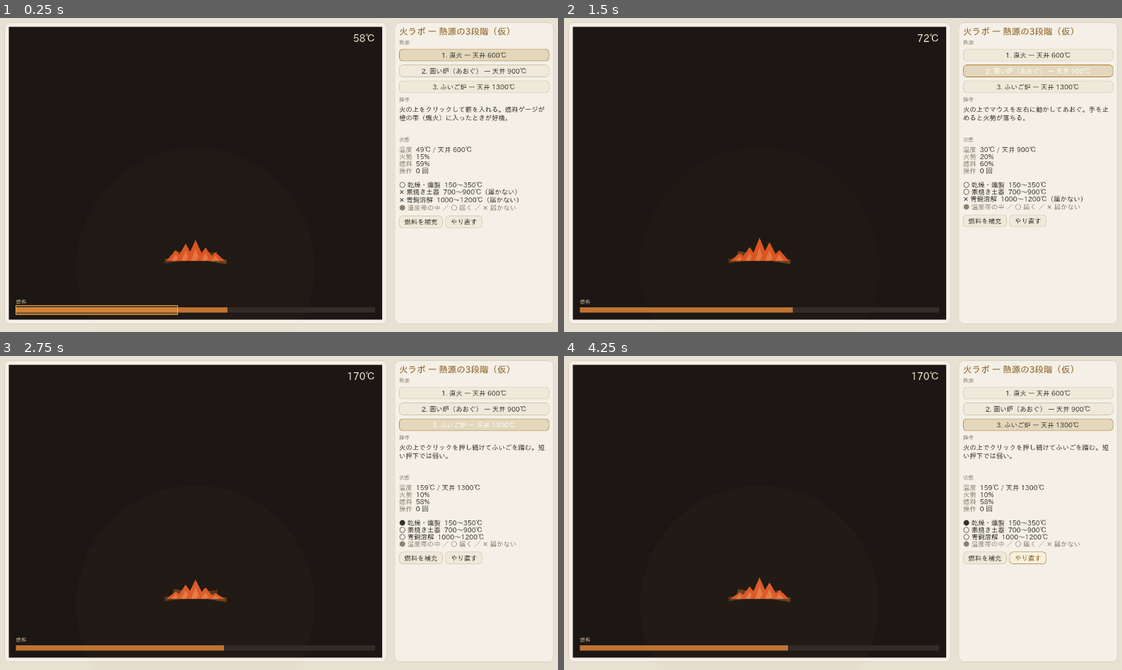
Above: before the commit, frames 1-4 (two rows, left to right).
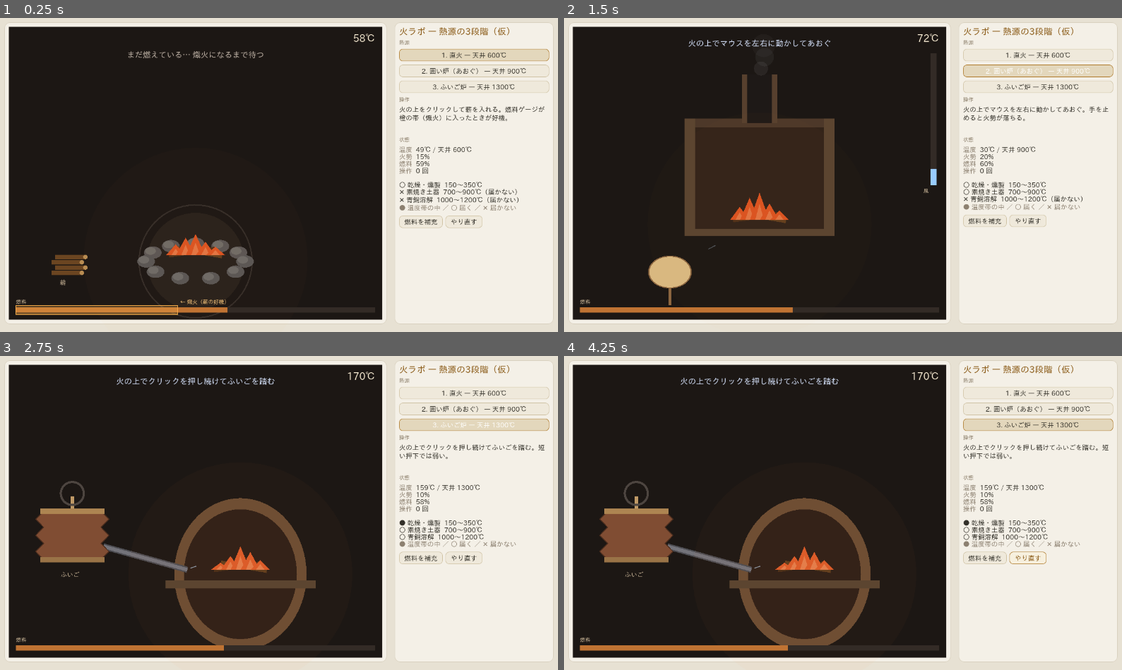
Above: after the commit, the same moments.

Repository: k-ken-ponko2/Field-And-Flask
Game: Godot game, scene res://presentation/heat/fire_lab.tscn
Two runs of this game, one before a commit and one after it. Both use one fixed random seed, a clock stepped at 60 frames per second and the inputs below. This scene is started directly instead of the project's main scene.
Inputs:
- Up to frame 1 (0.25 s): no input
- Up to frame 2 (1.5 s): click "1. 直火 — 天井 600℃" at 0.5 s; click "2. 囲い炉（あおぐ） — 天井 900℃" at 1.25 s
- Up to frame 3 (2.75 s): click "3. ふいご炉 — 天井 1300℃" at 2 s
- Up to frame 4 (4.25 s): click "燃料を補充" at 2.75 s; click "やり直す" at 3.5 s

The runs differ from the first frame. In frame 1, 2.1% of the frame differs, in the area x 9-48%, y 10-92%; in frame 2, 6.6%, in the area x 15-67%, y 6-92%; in frame 3, 6.3%; in frame 4, 6.4%.

Commit message:
Add per-tier fire UIs for the three provisional heat sources
熱源3段階それぞれに固有の仮UIを用意（docs/design/heat-tiers.md §6「段階ごとの UI」）。
共通部（炎・燃料ゲージ・温度）を FireView に残し、段階ごとに派生ビューへ分けた。

- direct_fire_view.gd  ① 直火: 石囲いの焚き火と薪の山。クリックで薪が飛ぶ。
  熾火帯・脈打つリング・「今だ／まだ燃えている／点け直し」でタイミングを示す
- fan_fire_view.gd     ② 囲い炉: 土の囲いと煙突。マウスに追従するうちわ、風の筋、煙、風メーター
- bellows_fire_view.gd ③ ふいご炉: 粘土の炉と羽口。押すと縮むふいご、噴き出す空気、押し込みの輪ゲージ
- fire_lab.gd: 段階に応じてビューを差し替え。initial_tier で起動時の段階を選べる
- fire_lab_direct / fan / bellows.tscn: 各段階を最初から開くシーン
- docs/prototypes: 3段階の実スクショ（Xvfb で描画）

Co-Authored-By: Claude Fable 5.1 <noreply@anthropic.com>
Claude-Session: https://claude.ai/code/session_01FSKeZJFgvj51DQoS47Yb1w

Diff:
--- /dev/null
+++ b/presentation/heat/bellows_fire_view.gd
@@ -0,0 +1,90 @@
+## ③ ふいご炉の UI：ふいごを押し続ける（クリック長押し）。
+##
+## 見た目: 粘土の炉と、横から羽口で繋がったふいご。押している間ふいごが縮み、
+## 羽口から空気が噴き出して火勢が積み上がる。離すと戻り、火勢が衰える。
+class_name BellowsFireView
+extends FireView
+
+var _holding := false
+var _squeeze := 0.0         ## ふいごの縮み（0=開、1=押し切り）
+var _puff := 0.0            ## 羽口の噴き出しの見た目
+
+func _on_setup() -> void:
+	_holding = false
+	_squeeze = 0.0
+	_puff = 0.0
+
+func _gui_input(event: InputEvent) -> void:
+	if sim == null:
+		return
+	if event is InputEventMouseButton and event.button_index == MOUSE_BUTTON_LEFT:
+		_holding = event.pressed
+
+func _on_process(delta: float) -> void:
+	if _holding:
+		sim.pump(delta)
+	_squeeze = lerpf(_squeeze, 1.0 if _holding else 0.0, minf(1.0, delta * (4.0 if _holding else 2.5)))
+	_puff = lerpf(_puff, sim.drive, minf(1.0, delta * 6.0))
+
+func fire_origin() -> Vector2:
+	return Vector2(size.x * 0.62, size.y * 0.7)
+
+func _bellows_origin() -> Vector2:
+	return Vector2(size.x * 0.17, size.y * 0.62)
+
+func _draw_back() -> void:
+	var o := fire_origin()
+	# 粘土の炉（ドーム）と炉口。
+	draw_set_transform(o + Vector2(0, 10), 0.0, Vector2(1.0, 1.15))
+	draw_circle(Vector2.ZERO, 150.0, Color(0.42, 0.3, 0.2))
+	draw_circle(Vector2.ZERO, 128.0, Color(0.18, 0.12, 0.09))
+	draw_set_transform(Vector2.ZERO, 0.0, Vector2.ONE)
+	# 羽口（ふいご → 炉）。
+	var b := _bellows_origin()
+	draw_line(b + Vector2(70, 0), o + Vector2(-120, 0), Color(0.3, 0.3, 0.32), 14.0)
+	draw_line(b + Vector2(70, 0), o + Vector2(-120, 0), Color(0.45, 0.45, 0.48), 8.0)
+
+func _draw_front() -> void:
+	var o := fire_origin()
+	var b := _bellows_origin()
+	# 炉の手前の床。
+	draw_rect(Rect2(o.x - 170, o.y + 24, 340, 18), Color(0.36, 0.27, 0.19))
+	# 羽口からの噴き出し。
+	var jets := int(round(_puff * 6.0))
+	for i in jets:
+		var t := fmod(_flicker * 3.0 + i * 0.3, 1.0)
+		var from := o + Vector2(-118, (i - jets * 0.5) * 4.0)
+		var to := o + Vector2(-20, -30.0 + (i - jets * 0.5) * 10.0)
+		var p := from.lerp(to, t)
+		draw_line(p, p + (to - from).normalized() * 14.0, Color(0.8, 0.9, 1.0, 0.6 * (1.0 - t)), 2.0)
+	# ふいご本体：上下の板と蛇腹。押すほど上板が下がる。
+	var open_h := 110.0
+	var gap := open_h * (1.0 - 0.8 * _squeeze)
+	var w := 130.0
+	var bottom := b + Vector2(0, 30)
+	var top := bottom - Vector2(0, gap)
+	# 蛇腹。
+	var folds := 6
+	var pts := PackedVector2Array()
+	for i in folds + 1:
+		var y := lerpf(bottom.y, top.y, float(i) / folds)
+		var bulge := 18.0 if i % 2 == 1 else 0.0
+		pts.append(Vector2(bottom.x - w * 0.5 - bulge, y))
+	for i in folds + 1:
+		var y := lerpf(top.y, bottom.y, float(i) / folds)
+		var bulge := 18.0 if i % 2 == 1 else 0.0
+		pts.append(Vector2(bottom.x + w * 0.5 + bulge, y))
+	draw_colored_polygon(pts, Color(0.5, 0.3, 0.2))
+	draw_polyline(pts, Color(0.3, 0.18, 0.12), 2.0)
+	# 板と取っ手。
+	draw_rect(Rect2(bottom.x - w * 0.5 - 8, bottom.y - 6, w + 16, 12), Color(0.6, 0.45, 0.28))
+	draw_rect(Rect2(top.x - w * 0.5 - 8, top.y - 6, w + 16, 12), Color(0.68, 0.52, 0.32))
+	draw_line(top + Vector2(0, -6), top + Vector2(0, -34), Color(0.75, 0.6, 0.4), 8.0)
+	# 押し込みの輪ゲージ（押している間に満ちる）。
+	var ring_c := b + Vector2(0, -120)
+	draw_arc(ring_c, 26.0, 0.0, TAU, 48, Color(0.3, 0.27, 0.25), 5.0)
+	if _squeeze > 0.01:
+		draw_arc(ring_c, 26.0, -PI * 0.5, -PI * 0.5 + TAU * _squeeze, 48, Color(0.6, 0.8, 1.0), 5.0)
+	draw_string(get_theme_default_font(), b + Vector2(-26, 70), "ふいご", HORIZONTAL_ALIGNMENT_LEFT, -1, 14, Color(0.8, 0.72, 0.6))
+	var msg := "押し続けている… 火勢 %d%%" % int(round(sim.drive * 100.0)) if _holding else "火の上でクリックを押し続けてふいごを踏む"
+	_draw_caption(msg, 44.0, Color(0.85, 0.9, 1.0), 18)
--- /dev/null
+++ b/presentation/heat/direct_fire_view.gd
@@ -0,0 +1,117 @@
+## ① 直火の UI：タイミングよく薪を入れる（クリック）。
+##
+## 見た目: 石で囲った焚き火と、脇の薪の山。クリックで薪が飛んで火に入る。
+## タイミングの手がかり: 燃料ゲージの熾火帯 ＋ 火の周りのリング（好機なら明るく脈打つ）＋ 一言。
+class_name DirectFireView
+extends FireView
+
+## 薪が飛ぶアニメの長さ（秒）。
+const LOG_FLIGHT := 0.28
+
+var _log_t := -1.0          ## 飛行中の薪の進行度（-1 = 無し）
+var _flash_text := ""
+var _flash_color := Color.WHITE
+var _flash_t := 0.0
+
+func _on_setup() -> void:
+	_log_t = -1.0
+	_flash_t = 0.0
+
+func _gui_input(event: InputEvent) -> void:
+	if sim == null:
+		return
+	if event is InputEventMouseButton and event.button_index == MOUSE_BUTTON_LEFT and event.pressed:
+		var r := sim.feed()
+		if r["ok"]:
+			_log_t = 0.0
+			_flash(r["timing"])
+			fed.emit(r["timing"])
+
+func _flash(timing: StringName) -> void:
+	_flash_t = 1.2
+	match timing:
+		&"good":
+			_flash_text = "いい頃合い！"
+			_flash_color = Color(1.0, 0.85, 0.4)
+		&"early":
+			_flash_text = "早すぎた… 窒息"
+			_flash_color = Color(0.7, 0.7, 0.75)
+		_:
+			_flash_text = "点け直し…"
+			_flash_color = Color(0.9, 0.6, 0.5)
+
+func _on_process(delta: float) -> void:
+	if _log_t >= 0.0:
+		_log_t += delta / LOG_FLIGHT
+		if _log_t >= 1.0:
+			_log_t = -1.0
+	_flash_t = maxf(0.0, _flash_t - delta)
+
+func _is_good_moment() -> bool:
+	return not sim.is_out() and sim.fuel <= FireSim.FEED_WINDOW_HIGH
+
+func _pile_origin() -> Vector2:
+	return Vector2(size.x * 0.16, size.y * 0.84)
+
+func _draw_back() -> void:
+	# 地面と石の囲い（奥半分）。
+	draw_circle(fire_origin() + Vector2(0, 14), 110.0, Color(0.16, 0.13, 0.11))
+	for i in 7:
+		var a := PI + PI * float(i) / 6.0
+		_draw_stone(fire_origin() + Vector2(cos(a) * 112.0, sin(a) * 40.0 + 14.0))
+	# タイミングのリング。
+	var good := _is_good_moment()
+	var pulse := 0.5 + 0.5 * sin(_flicker * 6.0)
+	var ring_col := Color(1.0, 0.8, 0.3, 0.35 + 0.5 * pulse) if good else Color(0.5, 0.45, 0.4, 0.25)
+	draw_arc(fire_origin() + Vector2(0, 14), 128.0 + (6.0 * pulse if good else 0.0), 0.0, TAU, 64, ring_col, 3.0)
+
+func _draw_front() -> void:
+	# 石の囲い（手前半分）。
+	for i in 6:
+		var a := PI * float(i) / 5.0
+		_draw_stone(fire_origin() + Vector2(cos(a) * 112.0, sin(a) * 40.0 + 14.0))
+	# 薪の山。
+	var p := _pile_origin()
+	for i in 4:
+		var y := p.y - i * 12.0
+		var x := p.x + (i % 2) * 8.0 - 4.0
+		draw_line(Vector2(x - 34, y), Vector2(x + 34, y), Color(0.42, 0.27, 0.13), 10.0)
+		draw_circle(Vector2(x + 34, y), 5.0, Color(0.72, 0.55, 0.32))
+	draw_string(get_theme_default_font(), p + Vector2(-20, 28), "薪", HORIZONTAL_ALIGNMENT_LEFT, -1, 14, Color(0.8, 0.72, 0.6))
+	# 飛んでいる薪。
+	if _log_t >= 0.0:
+		var t := _log_t
+		var pos := p.lerp(fire_origin(), t) + Vector2(0, -120.0 * sin(t * PI))
+		var ang := t * TAU
+		draw_set_transform(pos, ang, Vector2.ONE)
+		draw_line(Vector2(-26, 0), Vector2(26, 0), Color(0.5, 0.32, 0.16), 9.0)
+		draw_set_transform(Vector2.ZERO, 0.0, Vector2.ONE)
+	# 一言（状況の案内とクリックの結果）。
+	var msg: String
+	var col: Color
+	if _flash_t > 0.0:
+		msg = _flash_text
+		col = _flash_color
+	elif sim.is_out():
+		msg = "火が消えた — クリックで薪を入れて点け直す"
+		col = Color(0.9, 0.6, 0.5)
+	elif _is_good_moment():
+		msg = "今だ！ クリックで薪を入れる"
+		col = Color(1.0, 0.85, 0.4)
+	else:
+		msg = "まだ燃えている… 熾火になるまで待つ"
+		col = Color(0.75, 0.7, 0.65)
+	_draw_caption(msg, 70.0, col, 18)
+
+func _draw_gauge_overlay(gauge: Rect2) -> void:
+	var w := gauge.size.x * FireSim.FEED_WINDOW_HIGH
+	var band := Rect2(gauge.position - Vector2(0, 4), Vector2(w, gauge.size.y + 8))
+	draw_rect(band, Color(1.0, 0.7, 0.3, 0.25))
+	draw_rect(band, Color(1.0, 0.7, 0.3, 0.9), false, 1.5)
+	draw_string(get_theme_default_font(), gauge.position + Vector2(w + 6, -8), "← 熾火（薪の好機）", HORIZONTAL_ALIGNMENT_LEFT, -1, 12, Color(1.0, 0.8, 0.5))
+
+func _draw_stone(at: Vector2) -> void:
+	draw_set_transform(at, 0.0, Vector2(1.0, 0.7))
+	draw_circle(Vector2.ZERO, 20.0, Color(0.36, 0.34, 0.33))
+	draw_circle(Vector2(-5, -5), 12.0, Color(0.44, 0.42, 0.4))
+	draw_set_transform(Vector2.ZERO, 0.0, Vector2.ONE)
--- /dev/null
+++ b/presentation/heat/fan_fire_view.gd
@@ -0,0 +1,81 @@
+## ② 囲い炉の UI：あおぐ（マウスのスライド）。
+##
+## 見た目: 土の囲いと煙突に守られた火。うちわがマウスの横位置についてきて、
+## 動かした量に応じて風の筋が火へ流れる。手を止めると風が消え火勢が落ちる。
+class_name FanFireView
+extends FireView
+
+## 1 単位の「あおぐ距離」に相当するピクセル数。
+const FAN_PIXELS_PER_UNIT := 100.0
+
+var _fan_x := -1.0          ## うちわの横位置（-1 = 未設定、最初の描画で中央に置く）
+var _tilt := 0.0            ## うちわの傾き（動かした方向に応じて）
+var _wind := 0.0            ## 風の見た目の強さ（火勢に追従）
+
+func _on_setup() -> void:
+	_fan_x = -1.0
+	_tilt = 0.0
+	_wind = 0.0
+
+func _gui_input(event: InputEvent) -> void:
+	if sim == null:
+		return
+	if event is InputEventMouseMotion:
+		var rel: Vector2 = event.relative
+		_fan_x = clampf(event.position.x, 60.0, size.x - 60.0)
+		_tilt = clampf(_tilt + rel.x * 0.01, -0.5, 0.5)
+		sim.fan(rel.length() / FAN_PIXELS_PER_UNIT)
+
+func _on_process(delta: float) -> void:
+	_tilt = lerpf(_tilt, 0.0, minf(1.0, delta * 6.0))
+	_wind = lerpf(_wind, sim.drive, minf(1.0, delta * 5.0))
+
+func fire_origin() -> Vector2:
+	return Vector2(size.x * 0.5, size.y * 0.66)
+
+func _draw_back() -> void:
+	var o := fire_origin()
+	# 土の囲い（奥の壁）と煙突。
+	draw_rect(Rect2(o.x - 170, o.y - 230, 340, 250), Color(0.3, 0.22, 0.16))
+	draw_rect(Rect2(o.x - 150, o.y - 210, 300, 230), Color(0.2, 0.14, 0.1))
+	draw_rect(Rect2(o.x - 40, o.y - 330, 80, 110), Color(0.34, 0.25, 0.18))
+	draw_rect(Rect2(o.x - 28, o.y - 330, 56, 110), Color(0.12, 0.1, 0.09))
+	# 煙（火勢があれば濃く）。
+	var smoke_a := 0.08 + 0.25 * _wind
+	for i in 3:
+		var y := o.y - 340.0 - i * 26.0 - fmod(_flicker * 20.0, 26.0)
+		draw_circle(Vector2(o.x + sin(_flicker * 1.5 + i) * 12.0, y), 16.0 + i * 5.0, Color(0.6, 0.6, 0.6, smoke_a * (1.0 - i * 0.25)))
+
+func _draw_front() -> void:
+	var o := fire_origin()
+	# 囲いの手前の縁（炉口）。
+	draw_rect(Rect2(o.x - 170, o.y + 20, 340, 16), Color(0.36, 0.27, 0.19))
+	draw_rect(Rect2(o.x - 170, o.y - 230, 24, 250), Color(0.36, 0.27, 0.19))
+	draw_rect(Rect2(o.x + 146, o.y - 230, 24, 250), Color(0.36, 0.27, 0.19))
+	# 風の筋：うちわから炉口へ。
+	if _fan_x < 0.0:
+		_fan_x = size.x * 0.5
+	var fan_pos := Vector2(_fan_x, size.y * 0.86)
+	var streaks := int(round(_wind * 7.0))
+	for i in streaks:
+		var t := fmod(_flicker * 2.5 + i * 0.37, 1.0)
+		var from := fan_pos + Vector2((i - streaks * 0.5) * 10.0, -20.0)
+		var to := o + Vector2((i - streaks * 0.5) * 14.0, 10.0)
+		var p := from.lerp(to, t)
+		draw_line(p, p + (to - from).normalized() * 18.0, Color(0.8, 0.9, 1.0, 0.5 * (1.0 - t)), 2.0)
+	# うちわ（マウスに追従、動かした方向に傾く）。
+	draw_set_transform(fan_pos, _tilt, Vector2.ONE)
+	draw_line(Vector2(0, 0), Vector2(0, 60), Color(0.55, 0.4, 0.25), 6.0)
+	draw_set_transform(fan_pos, _tilt, Vector2(1.0, 0.75))
+	draw_circle(Vector2(0, -20), 48.0, Color(0.85, 0.72, 0.5))
+	draw_circle(Vector2(0, -20), 48.0, Color(0.55, 0.4, 0.25), false, 3.0)
+	draw_set_transform(Vector2.ZERO, 0.0, Vector2.ONE)
+	# あおぎ量のメーター。
+	var meter := Rect2(size.x - 36, 60, 14, size.y * 0.45)
+	draw_rect(meter, Color(0.2, 0.17, 0.15))
+	var h := meter.size.y * _wind
+	draw_rect(Rect2(meter.position.x, meter.end.y - h, meter.size.x, h), Color(0.6, 0.8, 1.0))
+	draw_string(get_theme_default_font(), Vector2(size.x - 52, meter.end.y + 18), "風", HORIZONTAL_ALIGNMENT_LEFT, -1, 12, Color(0.8, 0.72, 0.6))
+	var idle := sim.source.idle_drive
+	var msg := "火の上でマウスを左右に動かしてあおぐ" if _wind < idle + 0.1 else ("もっと！" if _wind < 0.7 else "いい風だ")
+	_draw_caption(msg, 44.0, Color(0.85, 0.9, 1.0), 18)
--- a/presentation/heat/fire_lab.gd
+++ b/presentation/heat/fire_lab.gd
@@ -4,11 +4,15 @@
 ##   ① 直火        … タイミングよく薪を入れる（クリック）
 ##   ② 囲い炉      … あおぐ（マウスのスライド）
 ##   ③ ふいご炉    … ふいごを押し続ける（クリック長押し）
-## ロジックは core（FireSim / HeatSource）。ここは配線と表示のみ。
+## 段階ごとに UI（FireView の派生）を差し替える。ロジックは core（FireSim / HeatSource）。
 ##
 ## 実行: res://presentation/heat/fire_lab.tscn を開いて実行（F6）。
+##       fire_lab_direct / fire_lab_fan / fire_lab_bellows.tscn は各段階を最初から開く。
 class_name FireLab
 extends Control
+
+## 起動時に選ぶ段階（0=直火, 1=囲い炉, 2=ふいご炉）。
+@export var initial_tier: int = 0
 
 const SOURCE_IDS := ["direct_fire", "enclosed_fire", "bellows_forge"]
 const HINTS := {
@@ -26,6 +30,7 @@
 var sources: Array[HeatSource] = []
 var sim: FireSim
 var view: FireView
+var firecard: PanelContainer
 var readout: RichTextLabel
 var hint: Label
 var feedback: Label
@@ -42,11 +47,29 @@
 		if h != null:
 			sources.append(h)
 	_build_ui()
-	_select(0)
+	_select(clampi(initial_tier, 0, sources.size() - 1))
+
+## 段階の操作に合った UI を作る。
+func _make_view(mode: HeatSource.InputMode) -> FireView:
+	match mode:
+		HeatSource.InputMode.FAN_SLIDE:
+			return FanFireView.new()
+		HeatSource.InputMode.BELLOWS_HOLD:
+			return BellowsFireView.new()
+		_:
+			return DirectFireView.new()
 
 func _select(index: int) -> void:
 	var source := sources[index]
 	sim = FireSim.new(source, 0.6)
+	if view != null:
+		view.queue_free()
+	view = _make_view(source.input_mode)
+	view.custom_minimum_size = Vector2(440, 440)
+	view.size_flags_horizontal = Control.SIZE_EXPAND_FILL
+	view.size_flags_vertical = Control.SIZE_EXPAND_FILL
+	view.fed.connect(_on_fed)
+	firecard.add_child(view)
 	view.setup(sim)
 	hint.text = HINTS.get(source.input_mode, "")
 	for i in _tier_buttons.size():
@@ -77,16 +100,10 @@
 	root.add_theme_constant_override("separation", 18)
 	outer.add_child(root)
 
-	var firecard := PanelContainer.new()
+	firecard = PanelContainer.new()
 	firecard.size_flags_horizontal = Control.SIZE_EXPAND_FILL
 	firecard.size_flags_vertical = Control.SIZE_EXPAND_FILL
 	root.add_child(firecard)
-	view = FireView.new()
-	view.custom_minimum_size = Vector2(440, 440)
-	view.size_flags_horizontal = Control.SIZE_EXPAND_FILL
-	view.size_flags_vertical = Control.SIZE_EXPAND_FILL
-	view.fed.connect(_on_fed)
-	firecard.add_child(view)
 
 	var concard := PanelContainer.new()
 	concard.custom_minimum_size = Vector2(360, 0)
--- /dev/null
+++ b/presentation/heat/fire_lab_bellows.tscn
@@ -0,0 +1,13 @@
+[gd_scene load_steps=2 format=3]
+
+[ext_resource type="Script" path="res://presentation/heat/fire_lab.gd" id="1"]
+
+[node name="FireLab" type="Control"]
+layout_mode = 3
+anchors_preset = 15
+anchor_right = 1.0
+anchor_bottom = 1.0
+grow_horizontal = 2
+grow_vertical = 2
+script = ExtResource("1")
+initial_tier = 2
--- /dev/null
+++ b/presentation/heat/fire_lab_direct.tscn
@@ -0,0 +1,13 @@
+[gd_scene load_steps=2 format=3]
+
+[ext_resource type="Script" path="res://presentation/heat/fire_lab.gd" id="1"]
+
+[node name="FireLab" type="Control"]
+layout_mode = 3
+anchors_preset = 15
+anchor_right = 1.0
+anchor_bottom = 1.0
+grow_horizontal = 2
+grow_vertical = 2
+script = ExtResource("1")
+initial_tier = 0
--- /dev/null
+++ b/presentation/heat/fire_lab_fan.tscn
@@ -0,0 +1,13 @@
+[gd_scene load_steps=2 format=3]
+
+[ext_resource type="Script" path="res://presentation/heat/fire_lab.gd" id="1"]
+
+[node name="FireLab" type="Control"]
+layout_mode = 3
+anchors_preset = 15
+anchor_right = 1.0
+anchor_bottom = 1.0
+grow_horizontal = 2
+grow_vertical = 2
+script = ExtResource("1")
+initial_tier = 1
--- a/presentation/heat/fire_view.gd
+++ b/presentation/heat/fire_view.gd
@@ -1,20 +1,17 @@
-## 火の描画と、ジェスチャ → FireSim への変換（presentation 層）。
+## 火ビューの共通部（presentation 層）。炎・燃料ゲージ・温度バッジを描き、FireSim を進める材料を持つ。
 ##
-## 熱源の input_mode に応じて、同じ領域で受け付ける操作が変わる:
-##   FEED_TIMING  … クリック            → sim.feed()
-##   FAN_SLIDE    … マウスのスライド    → sim.fan(距離)
-##   BELLOWS_HOLD … クリック長押し      → sim.pump(押下時間) を _process で流す
+## 段階ごとの UI は派生クラスに分ける（操作と見た目が違うため）:
+##   DirectFireView  … ① 直火   タイミングよく薪を入れる（クリック）
+##   FanFireView     … ② 囲い炉 あおぐ（マウスのスライド）
+##   BellowsFireView … ③ ふいご炉 ふいごを押し続ける（クリック長押し）
+## 派生側は _draw_back / _draw_front（見た目）と _gui_input（ジェスチャ→数値）を実装する。
 ## 数値モデルは core（FireSim）側。ここは入力の変換と見た目だけ。
 class_name FireView
 extends Control
 
-## 1 単位の「あおぐ距離」に相当するピクセル数。
-const FAN_PIXELS_PER_UNIT := 100.0
-
 signal fed(timing: StringName)
 
 var sim: FireSim
-var _holding := false
 var _flicker := 0.0
 
 func _ready() -> void:
@@ -22,79 +19,94 @@
 
 func setup(fire_sim: FireSim) -> void:
 	sim = fire_sim
-	_holding = false
+	_on_setup()
 	queue_redraw()
 
-func _gui_input(event: InputEvent) -> void:
-	if sim == null:
-		return
-	if event is InputEventMouseButton and event.button_index == MOUSE_BUTTON_LEFT:
-		if sim.accepts(HeatSource.InputMode.FEED_TIMING) and event.pressed:
-			var r := sim.feed()
-			if r["ok"]:
-				fed.emit(r["timing"])
-		elif sim.accepts(HeatSource.InputMode.BELLOWS_HOLD):
-			_holding = event.pressed
-	elif event is InputEventMouseMotion and sim.accepts(HeatSource.InputMode.FAN_SLIDE):
-		sim.fan(event.relative.length() / FAN_PIXELS_PER_UNIT)
+## 派生クラスが状態をリセットするためのフック。
+func _on_setup() -> void:
+	pass
 
 func _process(delta: float) -> void:
 	if sim == null:
 		return
-	if _holding:
-		sim.pump(delta)
 	_flicker += delta
+	_on_process(delta)
 	queue_redraw()
 
+## 派生クラスが毎フレームの入力（長押しなど）やアニメを進めるためのフック。
+func _on_process(_delta: float) -> void:
+	pass
+
+## 炎の根元の座標。
+func fire_origin() -> Vector2:
+	return Vector2(size.x * 0.5, size.y * 0.78)
+
 func _draw() -> void:
-	var r := Rect2(Vector2.ZERO, size)
-	draw_rect(r, Color(0.11, 0.09, 0.08))
+	draw_rect(Rect2(Vector2.ZERO, size), Color(0.11, 0.09, 0.08))
 	if sim == null:
 		return
+	_draw_back()
+	_draw_glow()
+	_draw_flames()
+	_draw_front()
+	_draw_fuel_gauge()
+	_draw_temperature()
+
+## 装置の奥側（炎の後ろ）。派生クラスで実装。
+func _draw_back() -> void:
+	pass
+
+## 装置の手前側（炎の前）。派生クラスで実装。
+func _draw_front() -> void:
+	pass
+
+func _draw_glow() -> void:
 	var heat := sim.temperature01()
-	# 地面の照り返し。
-	var glow := Color(1.0, 0.55, 0.2, 0.25 * heat)
-	draw_circle(Vector2(size.x * 0.5, size.y * 0.82), size.x * 0.32, glow)
-	# 薪。
-	var base := Vector2(size.x * 0.5, size.y * 0.8)
-	draw_line(base + Vector2(-70, 0), base + Vector2(50, -16), Color(0.33, 0.2, 0.1), 10.0)
-	draw_line(base + Vector2(-50, -18), base + Vector2(70, 2), Color(0.4, 0.25, 0.12), 10.0)
-	# 炎。火勢で高さ、温度で色。
-	if not sim.is_out():
-		var height := (40.0 + 180.0 * sim.drive) * (0.9 + 0.1 * sin(_flicker * 11.0))
-		var tongues := 5
-		for i in tongues:
-			var t := float(i) / float(tongues - 1)
-			var x := base.x + (t - 0.5) * 90.0
-			var h := height * (1.0 - absf(t - 0.5) * 1.2) * (0.85 + 0.15 * sin(_flicker * 7.0 + i))
-			var pts := PackedVector2Array([
-				Vector2(x - 22, base.y), Vector2(x, base.y - h), Vector2(x + 22, base.y)
-			])
-			draw_colored_polygon(pts, _flame_color(heat, 0.0))
-			var inner := PackedVector2Array([
-				Vector2(x - 10, base.y), Vector2(x, base.y - h * 0.6), Vector2(x + 10, base.y)
-			])
-			draw_colored_polygon(inner, _flame_color(heat, 0.5))
-	# 燃料ゲージ（直火は熾火の帯＝薪を入れるべきタイミングを示す）。
+	draw_circle(fire_origin() + Vector2(0, 10), size.x * 0.3, Color(1.0, 0.55, 0.2, 0.25 * heat))
+
+func _draw_flames() -> void:
+	var base := fire_origin()
+	draw_line(base + Vector2(-60, 0), base + Vector2(44, -14), Color(0.33, 0.2, 0.1), 10.0)
+	draw_line(base + Vector2(-44, -16), base + Vector2(60, 2), Color(0.4, 0.25, 0.12), 10.0)
+	if sim.is_out():
+		return
+	var heat := sim.temperature01()
+	var height := (40.0 + 180.0 * sim.drive) * (0.9 + 0.1 * sin(_flicker * 11.0))
+	var tongues := 5
+	for i in tongues:
+		var t := float(i) / float(tongues - 1)
+		var x := base.x + (t - 0.5) * 90.0
+		var h := height * (1.0 - absf(t - 0.5) * 1.2) * (0.85 + 0.15 * sin(_flicker * 7.0 + i))
+		draw_colored_polygon(PackedVector2Array([
+			Vector2(x - 22, base.y), Vector2(x, base.y - h), Vector2(x + 22, base.y)
+		]), _flame_color(heat, 0.0))
+		draw_colored_polygon(PackedVector2Array([
+			Vector2(x - 10, base.y), Vector2(x, base.y - h * 0.6), Vector2(x + 10, base.y)
+		]), _flame_color(heat, 0.5))
+
+func _draw_fuel_gauge() -> void:
 	var gauge := Rect2(16, size.y - 28, size.x - 32, 12)
 	draw_rect(gauge, Color(0.2, 0.17, 0.15))
 	draw_rect(Rect2(gauge.position, Vector2(gauge.size.x * sim.fuel, gauge.size.y)), Color(0.75, 0.45, 0.2))
-	if sim.accepts(HeatSource.InputMode.FEED_TIMING):
-		# 熾火の帯＝薪を入れる好機。燃料バーの上に重ねて、境界に目印を立てる。
-		var w := gauge.size.x * FireSim.FEED_WINDOW_HIGH
-		var band := Rect2(gauge.position - Vector2(0, 4), Vector2(w, gauge.size.y + 8))
-		draw_rect(band, Color(1.0, 0.7, 0.3, 0.25))
-		draw_rect(band, Color(1.0, 0.7, 0.3, 0.9), false, 1.5)
-	# 温度バッジ。
+	_draw_gauge_overlay(gauge)
+	draw_string(get_theme_default_font(), Vector2(16, size.y - 36), "燃料", HORIZONTAL_ALIGNMENT_LEFT, -1, 12, Color(0.8, 0.72, 0.6))
+
+## 燃料ゲージへの追加描画（直火の熾火帯など）。
+func _draw_gauge_overlay(_gauge: Rect2) -> void:
+	pass
+
+func _draw_temperature() -> void:
 	var font := get_theme_default_font()
-	var fsz := 22
 	var txt := "%d℃" % int(round(sim.temperature))
-	var tw := font.get_string_size(txt, HORIZONTAL_ALIGNMENT_LEFT, -1, fsz).x
-	draw_string(font, Vector2(size.x - tw - 16, 34), txt, HORIZONTAL_ALIGNMENT_LEFT, -1, fsz, Color(1, 0.95, 0.85))
-	draw_string(font, Vector2(16, size.y - 36), "燃料", HORIZONTAL_ALIGNMENT_LEFT, -1, 12, Color(0.8, 0.72, 0.6))
+	var tw := font.get_string_size(txt, HORIZONTAL_ALIGNMENT_LEFT, -1, 22).x
+	draw_string(font, Vector2(size.x - tw - 16, 34), txt, HORIZONTAL_ALIGNMENT_LEFT, -1, 22, Color(1, 0.95, 0.85))
+
+## 画面中央寄せの案内テキスト。
+func _draw_caption(text: String, y: float, color: Color, font_size: int = 16) -> void:
+	var font := get_theme_default_font()
+	var tw := font.get_string_size(text, HORIZONTAL_ALIGNMENT_LEFT, -1, font_size).x
+	draw_string(font, Vector2((size.x - tw) * 0.5, y), text, HORIZONTAL_ALIGNMENT_LEFT, -1, font_size, color)
 
 ## 温度に応じた炎の色。inner が大きいほど芯側（白っぽい）。
 func _flame_color(heat: float, inner: float) -> Color:
-	var cold := Color(0.85, 0.3, 0.1)
-	var hot := Color(1.0, 0.95, 0.75)
-	return cold.lerp(hot, clampf(heat * 0.8 + inner * 0.4, 0.0, 1.0))
+	return Color(0.85, 0.3, 0.1).lerp(Color(1.0, 0.95, 0.75), clampf(heat * 0.8 + inner * 0.4, 0.0, 1.0))
Binary file added: docs/prototypes/screenshot-fire-lab-1-direct.png
Binary file added: docs/prototypes/screenshot-fire-lab-2-fan.png
Binary file added: docs/prototypes/screenshot-fire-lab-3-bellows.png
Binary file removed: docs/prototypes/screenshot-fire-lab.png
Not shown, added: presentation/heat/bellows_fire_view.gd.uid
Not shown, added: presentation/heat/direct_fire_view.gd.uid
Not shown, added: presentation/heat/fan_fire_view.gd.uid
Not shown, changed: README.md
Not shown, changed: docs/design/heat-tiers.md
